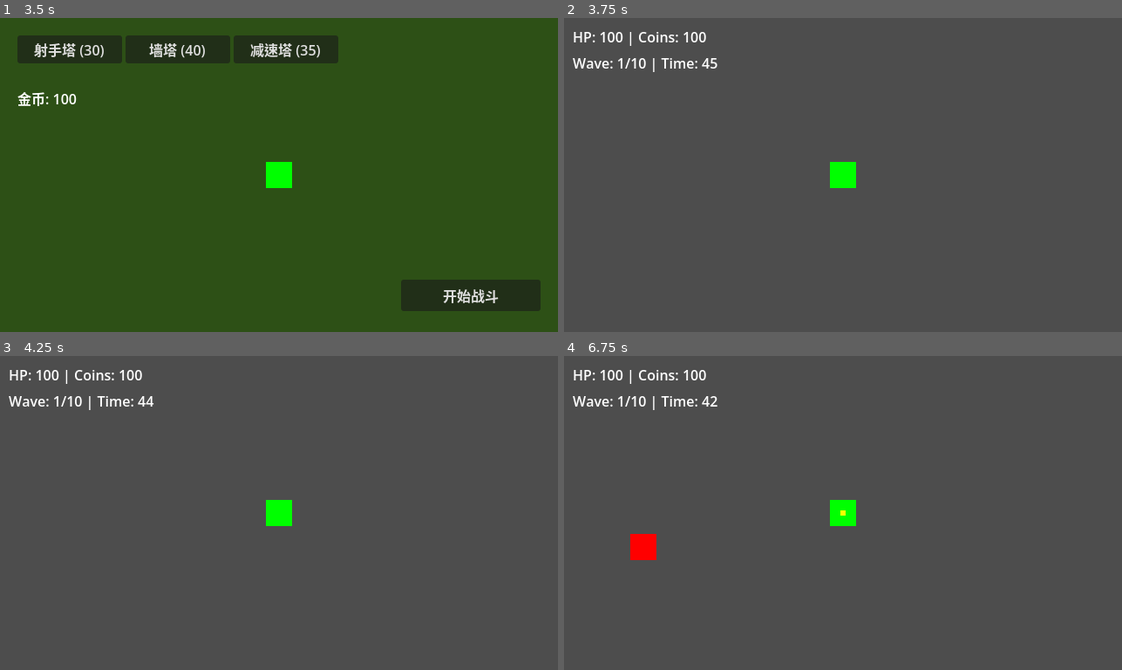
Above: before the commit, frames 1-4 (two rows, left to right).
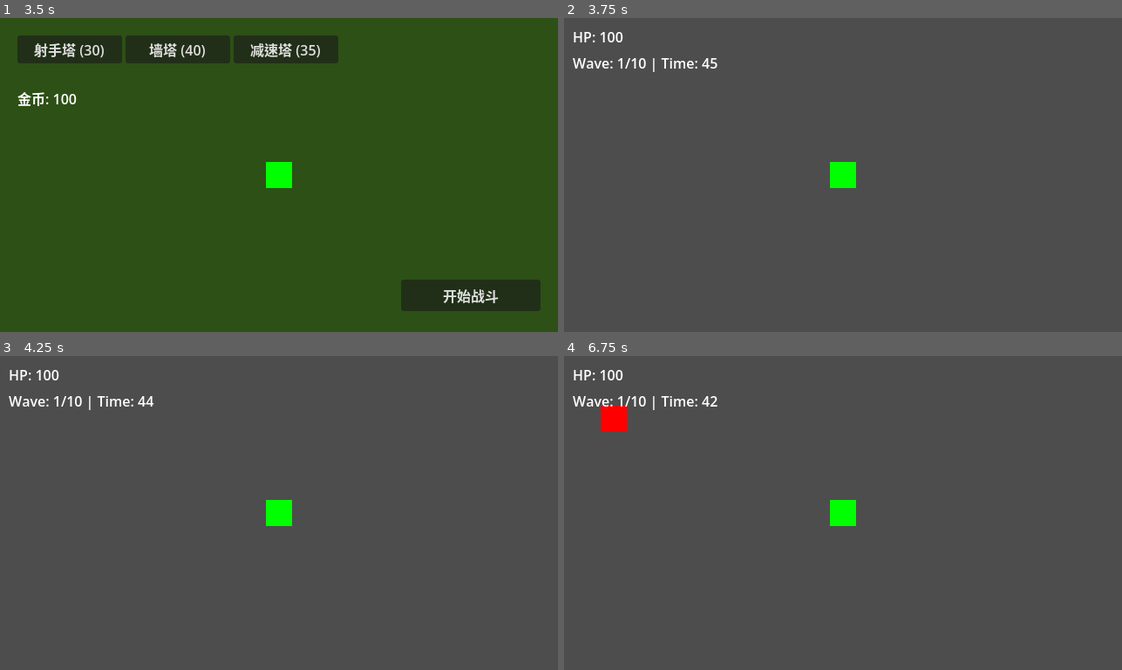
Above: after the commit, the same moments.

Repository: felang/utoland
Game: Godot game, scene res://scenes/ui/start_menu.tscn
Same seed, same stepped clock (60 frames per second), same inputs: the game is played once before the commit and once after it.
Inputs (mouse positions are in pixels of both pictures, inside the frame that each line leads up to):
- Up to frame 1 (3.5 s): click "Start Game" at 0.5 s; click "战士" at 1.25 s; click "Rifle (速射枪)" at 2 s; click "森林地图" at 2.75 s
- Up to frame 2 (3.75 s): click "开始战斗" at 3.5 s
- Up to frame 3 (4.25 s): no input
- Up to frame 4 (6.75 s): tap Enter at 4.25, 5.75 s; move the mouse to (965, 497) at 4.27 s; hold D (move_right) 4.28-5.03 s; tap 1 at 4.35 s; click (965, 497) at 4.42 s; tap Space at 5, 6.5 s; move the mouse to (731, 528) at 5.02 s; hold S (move_down) 5.03-5.78 s; tap 2 at 5.1 s; move the mouse to (898, 443) at 5.77 s; hold D (move_right) 5.78-6.53 s; tap 3 at 5.85 s; move the mouse to (815, 575) at 6.52 s; hold W (move_up) from 6.53 s (still down); tap 4 at 6.6 s; click (815, 575) at 6.67 s

Frame 1 is identical in both runs. In frame 2, 0.2% of the frame differs, in the area x 11-26%, y 4-9%; in frame 3, 0.2%; in frame 4, 1.0%, in the area x 6-51%, y 4-65%.
Error after the commit: Parse Error: Cannot get index "shotgun" from "{ "rifle": { "name": "步枪", "projectile_type": "bullet", "fire_rate": 0.1, "damage": 10.0, "bullet_count": 1, "bul…

Commit message:
feat: 更新武器配置，删除霰弹枪/狙击枪，新增回旋镖/激光枪
Co-Authored-By: Claude Opus 4.6 (1M context) <noreply@anthropic.com>

Diff:
--- a/game_config.gd
+++ b/game_config.gd
@@ -37,25 +37,32 @@
 const WEAPONS = {
 	"rifle": {
 		"name": "步枪",
+		"projectile_type": "bullet",
 		"fire_rate": 0.1,
 		"damage": 10.0,
 		"bullet_count": 1,
-		"bullet_speed": 600
-	},
-	"shotgun": {
-		"name": "霰弹枪",
-		"fire_rate": 0.6,
-		"damage": 6.0,
-		"bullet_count": 5,
-		"spread_angles": [-7.5, -3.75, 0, 3.75, 7.5],
-		"bullet_speed": 500
-	},
-	"sniper": {
-		"name": "狙击枪",
-		"fire_rate": 1.0,
-		"damage": 30.0,
-		"bullet_count": 1,
-		"bullet_speed": 800
+		"bullet_speed": 600,
+		"range": 300.0
+	},
+	"boomerang": {
+		"name": "回旋镖",
+		"projectile_type": "boomerang",
+		"fire_rate": 0.8,
+		"damage": 15.0,
+		"speed": 350.0,
+		"outbound_distance": 200.0,
+		"return_speed_mult": 1.3,
+		"range": 200.0
+	},
+	"laser": {
+		"name": "激光枪",
+		"projectile_type": "laser",
+		"fire_rate": 0.15,
+		"damage": 8.0,
+		"beam_range": 400.0,
+		"beam_width": 2.0,
+		"beam_duration": 0.08,
+		"range": 400.0
 	}
 }
 
--- /dev/null
+++ b/tests/unit/test_weapon_config.gd
@@ -0,0 +1,42 @@
+extends GutTest
+
+# 验证 GameConfig.WEAPONS 包含正确的武器配置
+
+func test_weapons_has_rifle():
+	assert_true(GameConfig.WEAPONS.has("rifle"), "应包含 rifle")
+
+func test_weapons_has_boomerang():
+	assert_true(GameConfig.WEAPONS.has("boomerang"), "应包含 boomerang")
+
+func test_weapons_has_laser():
+	assert_true(GameConfig.WEAPONS.has("laser"), "应包含 laser")
+
+func test_weapons_no_shotgun():
+	assert_false(GameConfig.WEAPONS.has("shotgun"), "不应包含 shotgun")
+
+func test_weapons_no_sniper():
+	assert_false(GameConfig.WEAPONS.has("sniper"), "不应包含 sniper")
+
+func test_weapons_count():
+	assert_eq(GameConfig.WEAPONS.size(), 3, "应有 3 把武器")
+
+func test_rifle_has_projectile_type():
+	assert_eq(GameConfig.WEAPONS["rifle"]["projectile_type"], "bullet", "步枪弹道类型应为 bullet")
+
+func test_boomerang_has_projectile_type():
+	assert_eq(GameConfig.WEAPONS["boomerang"]["projectile_type"], "boomerang", "回旋镖弹道类型应为 boomerang")
+
+func test_laser_has_projectile_type():
+	assert_eq(GameConfig.WEAPONS["laser"]["projectile_type"], "laser", "激光枪弹道类型应为 laser")
+
+func test_boomerang_has_required_fields():
+	var b: Dictionary = GameConfig.WEAPONS["boomerang"]
+	assert_true(b.has("speed"), "回旋镖应有 speed")
+	assert_true(b.has("outbound_distance"), "回旋镖应有 outbound_distance")
+	assert_true(b.has("return_speed_mult"), "回旋镖应有 return_speed_mult")
+
+func test_laser_has_required_fields():
+	var l: Dictionary = GameConfig.WEAPONS["laser"]
+	assert_true(l.has("beam_range"), "激光应有 beam_range")
+	assert_true(l.has("beam_width"), "激光应有 beam_width")
+	assert_true(l.has("beam_duration"), "激光应有 beam_duration")
